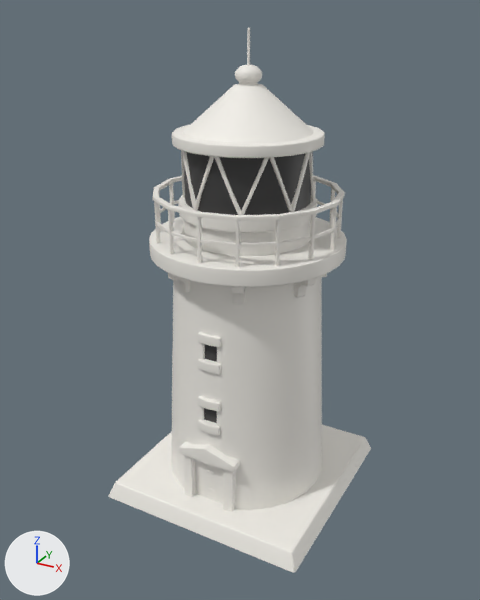
An edit to the glTF model web/public/assets/acnh/furniture/lighthouse.glb, drawn before and after from the same camera.
Camera for both pictures: a camera (50 mm lens) standing at (23.6, -44.2, 39.2) and looking at (-0.2, -0.9, 17.5). Every picture has the same lights, and +X, +Y and +Z are marked at lower left. The older version comes first. Where no turn or scale is listed for an object, it has been applied to the vertices.

The older version as bpy lines, for what is in view:
```python
mat_ftrlighthouse_mat0 = principled_material('FtrLighthouse_mat0')
mat_ftrlighthouse_mat0.base_color = (0.891, 0.867, 0.812)  # white #f2efe9
mat_ftrlighthouse_mat2 = principled_material('FtrLighthouse_mat2')
mat_ftrlighthouse_mat2.base_color = (0.043, 0.043, 0.043)  # dark grey #3a3a3a
me_ftrlighthouse_mesh0 = bpy.data.meshes.new('FtrLighthouse_mesh0')
me_ftrlighthouse_mesh0.from_pydata(...)  # 2893 vertices, 4623 faces; spans x -9.0..9.0, y -9.0..9.0, z 0.0..38.0
me_ftrlighthouse_mesh0.materials.append(mat_ftrlighthouse_mat0)  # white #f2efe9
me_ftrlighthouse_mesh2 = bpy.data.meshes.new('FtrLighthouse_mesh2')
me_ftrlighthouse_mesh2.from_pydata(...)  # 64 vertices, 56 faces; spans x -4.8..4.8, y -6.1..6.0, z 8.9..30.2
me_ftrlighthouse_mesh2.materials.append(mat_ftrlighthouse_mat2)  # dark grey #3a3a3a
ob_ftrlighthouse_node2 = bpy.data.objects.new('FtrLighthouse_node2', me_ftrlighthouse_mesh0)
ob_ftrlighthouse_node2.location = (0.0, 0.0, 0.0)
ob_ftrlighthouse_node4 = bpy.data.objects.new('FtrLighthouse_node4', me_ftrlighthouse_mesh2)
ob_ftrlighthouse_node4.location = (0.0, 0.0, 0.0)
```
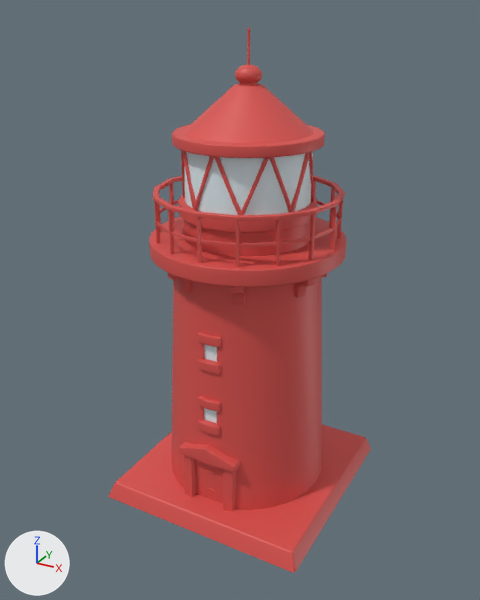
Boxes [x1, y1, x2, y2] around the edits, measured in the pictures (480 x 600 px):
'FtrLighthouse_node2', recoloured (white to red)
    both: [109, 27, 371, 573]
'FtrLighthouse_node4', recoloured (dark grey to pale blue)
    both: [184, 151, 313, 423]

Edits to the bpy script that builds the scene:
```text
Change mat_ftrlighthouse_mat0:
    mat_ftrlighthouse_mat0.base_color: (0.891, 0.867, 0.812) -> (0.701, 0.0846, 0.0759)  # white #f2efe9 -> red #da524e
Change mat_ftrlighthouse_mat2:
    mat_ftrlighthouse_mat2.base_color: (0.043, 0.043, 0.043) -> (0.745, 0.891, 0.941)  # dark grey #3a3a3a -> pale blue #e0f2f8
```
